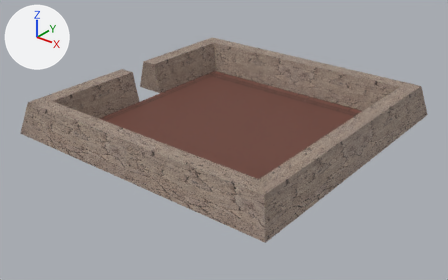
What one commit did to the OBJ model Practica 3/Proyecto/robot/modelos/Salas/sala_2.obj.
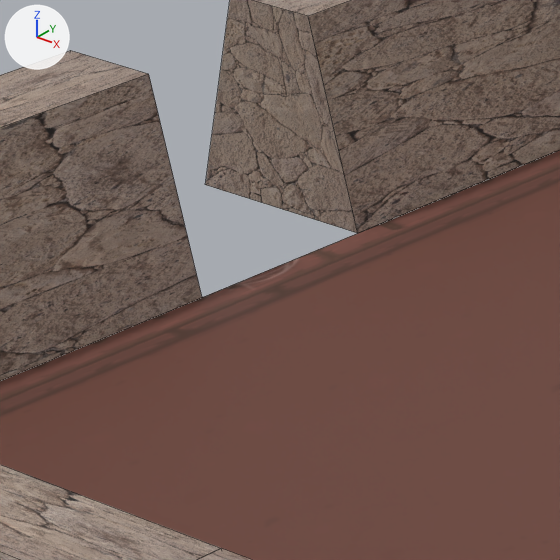
Each version appears first whole from a camera (50 mm lens) standing at (21.7, -27.8, 15.9) and looking at (0.2, -0.9, -0.7), and next in a close-up on the part from 25% to 42% of the width and 22% to 49% of the height. Lighting does not change. The marker at upper left points along +X, +Y and +Z. The close-ups show mesh edges as thin lines. Where no turn or scale is listed for an object, it has been applied to the vertices.

In view in the first close-up: 'Ground_Plane', 'Wall.000_Cube.011', 'Wall.001_Cube.012', 'Wall.007_Cube.017'.
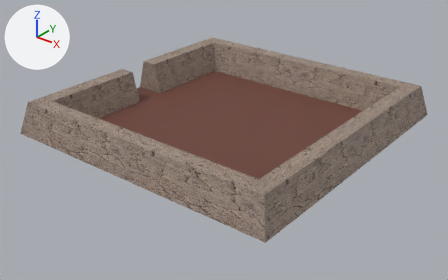
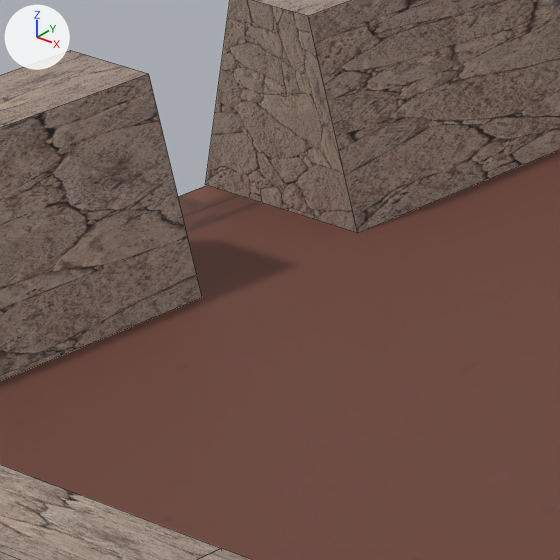
Location of each change, [x1, y1, x2, y2] in pixels of the close-ups (560 x 560 px; the box of a moved part takes in the faces that stretch with it):
part 1 of me_ground_plane, moved or reshaped: [0, 158, 560, 418] in both

The change, as a list of edits to the scene's bpy script:
```text
Change me_ground_plane:
    where me_ground_plane.from_pydata(...)  # 4 vertices, 1 face; spans x -7.0..7.0, y -7.0..7.0, z 0.0
    used by ob_ground_plane; location = (0.0, 0.0, 0.0)
    me_ground_plane part 1
    me_ground_plane.vertices[0].co: (-7.0, -7.0, 0.0) -> (-8.98, -8.98, 0.0)
    me_ground_plane.vertices[1].co: (7.0, -7.0, 0.0) -> (8.98, -8.98, 0.0)
    me_ground_plane.vertices[2].co: (-7.0, 7.0, 0.0) -> (-8.98, 8.98, 0.0)
    me_ground_plane.vertices[3].co: (7.0, 7.0, 0.0) -> (8.98, 8.98, 0.0)
```
